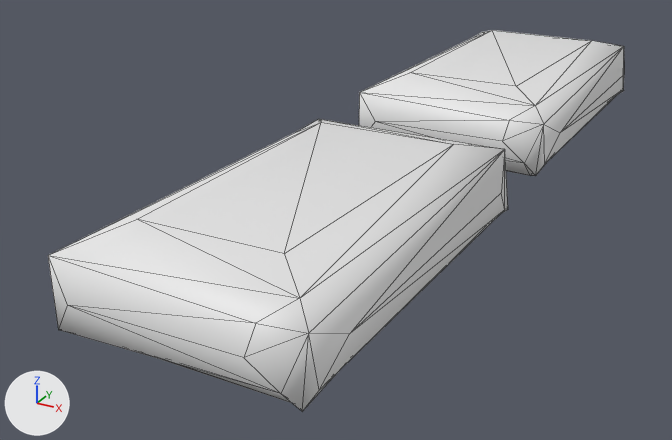
Two versions of the Blender file Game 2/Assets/Blender Imports/Pillows.blend, one commit apart.
Both versions are drawn from a 50 mm lens placed at (1.64, -2.8, 1.63), pointed at (-0.31, 0.74, -0.14). The axes (+X, +Y, +Z) are drawn at lower left. The lights are the same throughout. The older version comes first. Mesh edges are drawn as thin lines.

Names of what the first picture shows: 'Pillows'.
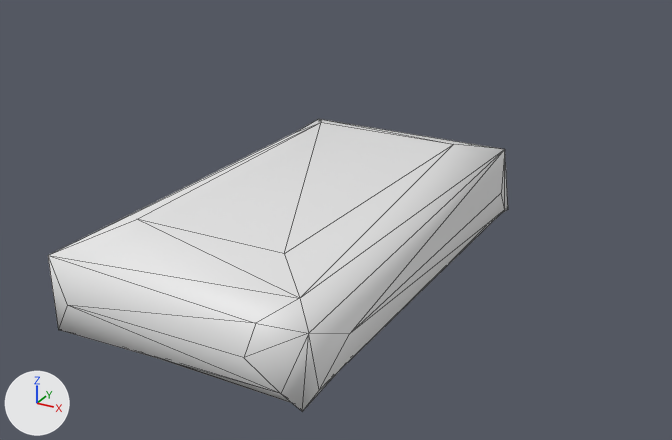
What differs and where, as boxes (x1, y1, x2, y2) in the pictures (672 x 440 px):
'Pillows', reshaped (20% narrower, 23% shorter): before (48, 30, 624, 412); after (48, 119, 508, 412)
part 1 of me_cube_300, deleted: before (359, 30, 624, 176)

The edits, one by one:
me_cube_300 is used by ob_pillows; location (0.0, 0.0, 0.172); rotation (1.571, 0.0, 0.0), in degrees (90, 0, 0).
me_cube_300 had 60 vertices, 98 faces and spanned x -0.48..0.51, y -0.17..0.22, z -3.1..0.94.
me_cube_300 now has 30 vertices, 49 faces and spans x -0.48..0.51, y -0.17..0.22, z -0.93..0.94.
me_cube_300 part 1: the loose piece of 30 vertices spanning x -0.48..0.51, y -0.17..0.22, z -3.1..-1.23 is deleted.
